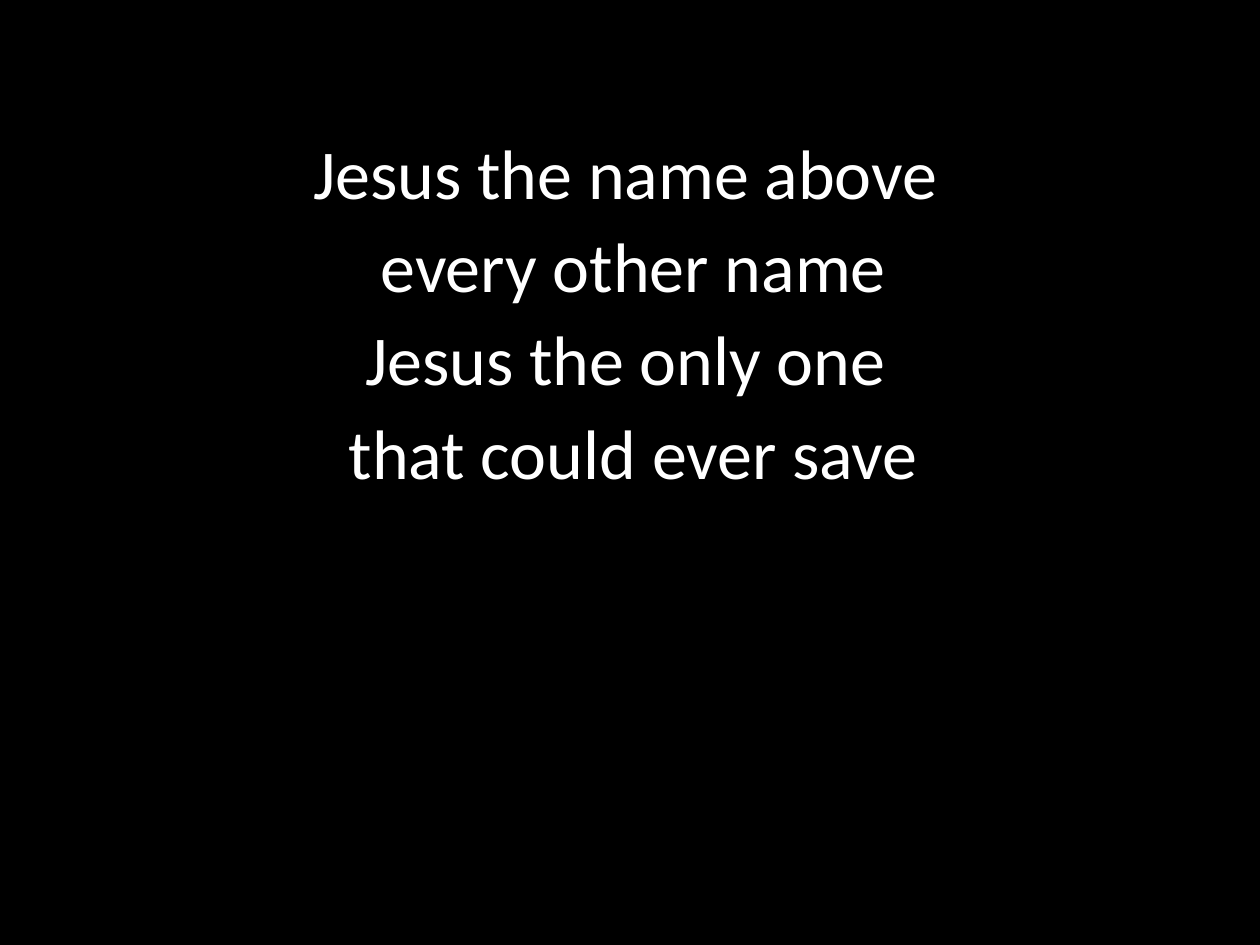
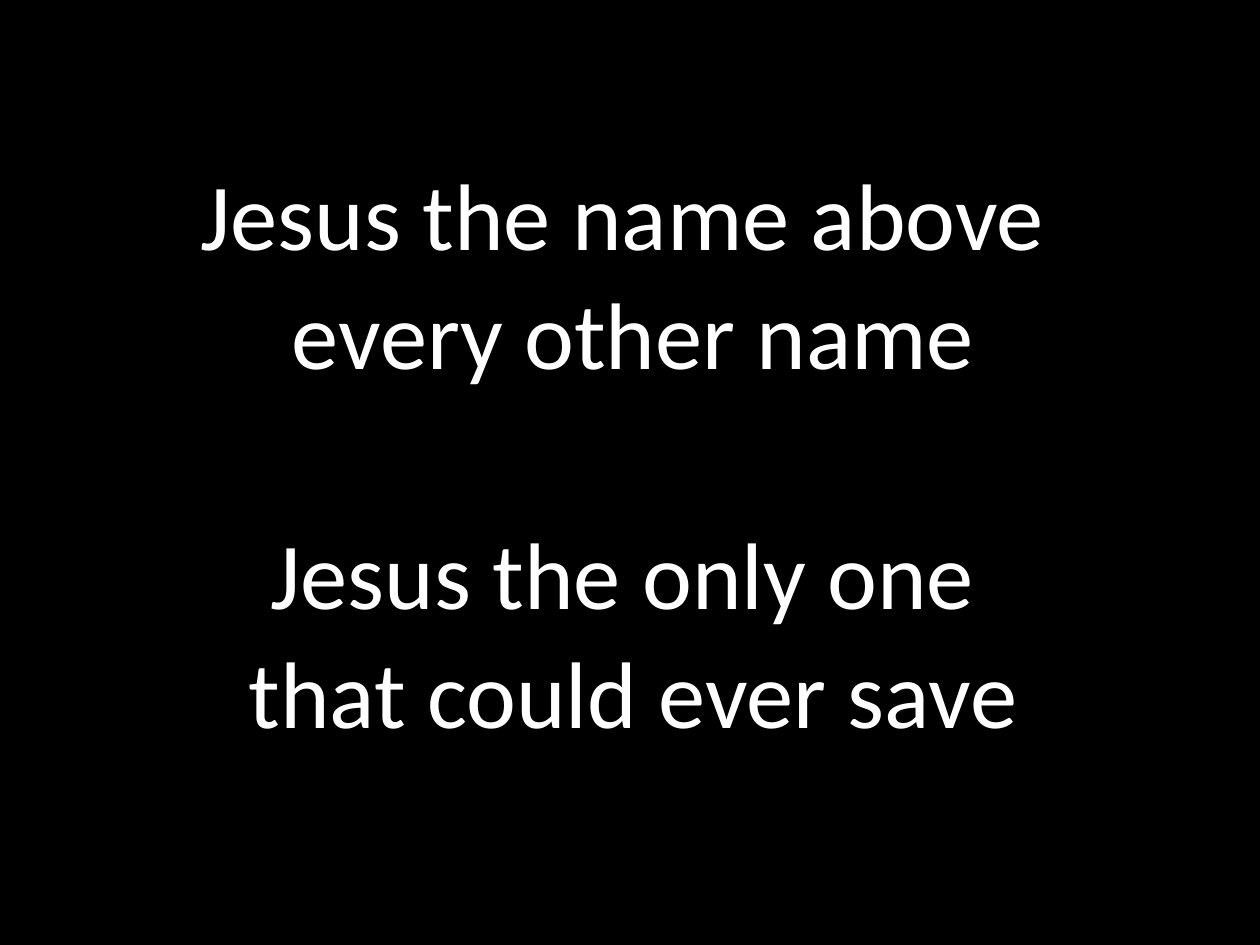
Before and after one commit to kendall412/worship, a slide deck: slide 8 of Build My Life.pptx. Drawn at 1260x945 pixels with LibreOffice and Linux fonts; fonts in the diff are those of the drawing. Boxes give left, top, right and bottom in pixels: in the first picture for what was removed or moved away, otherwise in the second. Text is boxed around its words. In the diff, an @@ line names an element or a change of style, - is before the commit and + after.

```diff
--- a/Build My Life.pptx
+++ b/Build My Life.pptx
@@ subtitle "Jesus the name above" at (x1=201, y1=184, x2=1044, y2=729): size 40 to 54 pt @@
```
Also in this commit, not shown: 12 other slides changed, 1 slide added, 9 other files.
